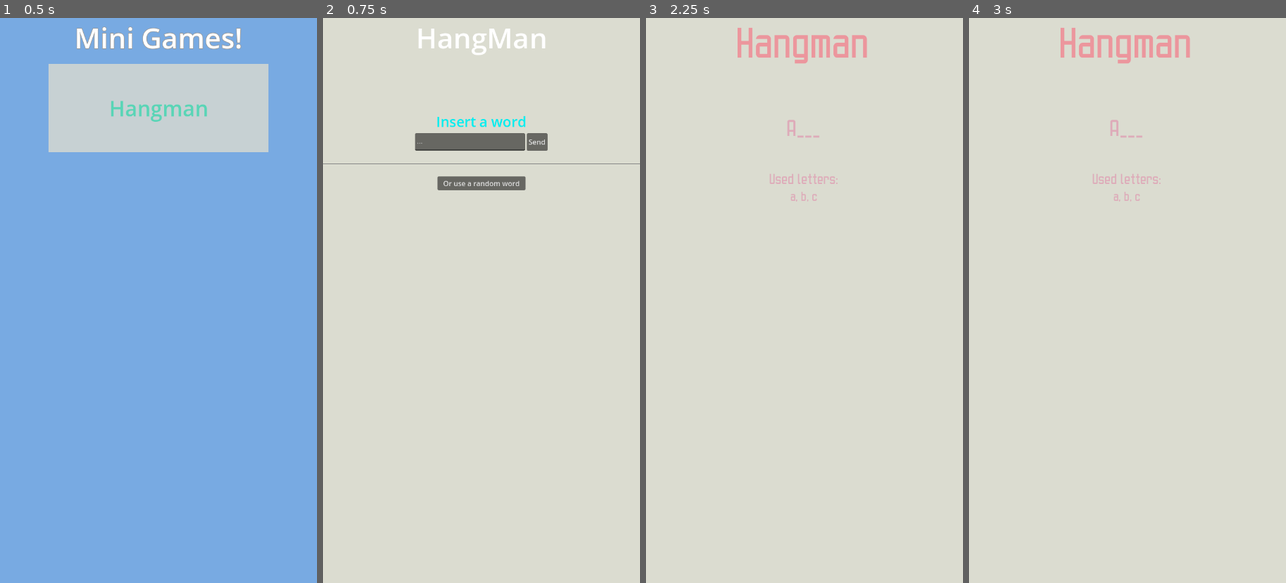
Above: before the commit, frames 1-4 (left to right).
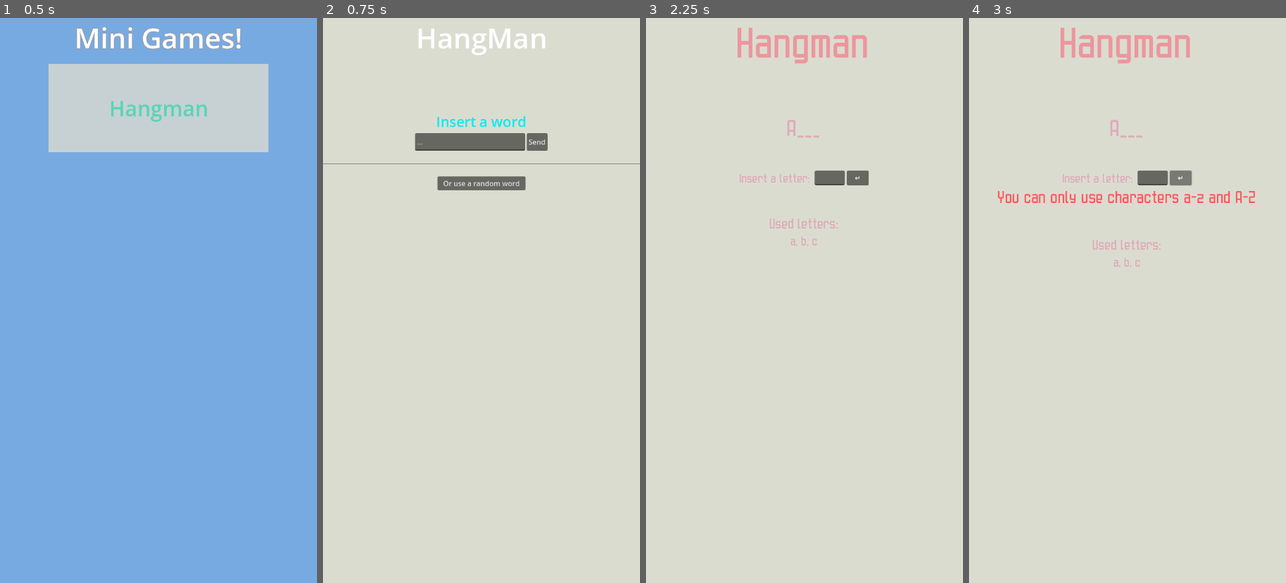
Above: after the commit, the same moments.

Repository: Rob-Pil8/web-minigames
Game: Godot game, scene res://scenes/main_menu.tscn
Two runs of this game, one before a commit and one after it. Both use one fixed random seed, a clock stepped at 60 frames per second and the inputs below.
Inputs (mouse positions are in pixels of both pictures, inside the frame that each line leads up to):
- Up to frame 1 (0.5 s): no input
- Up to frame 2 (0.75 s): click "Hangman" at 0.5 s
- Up to frame 3 (2.25 s): click (791, 142) at 1.27 s; type "Alex" at 1.35 s; click "Send" at 2 s
- Up to frame 4 (3 s): click (1181, 176) at 2.75 s, where only the run after the commit has a clickable "↵"

Frame 1 is identical in both runs. In frame 2, less than 0.1% of the frame differs, in the area x 29-32%, y 22-23%; in frame 3, 0.8%; in frame 4, 1.5%, in the area x 9-91%, y 27-45%.

Commit message:
Added a check for already used letters
aaaaa

Diff:
--- a/scenes/minigames/hangman.tscn
+++ b/scenes/minigames/hangman.tscn
@@ -1,15 +1,16 @@
-[gd_scene load_steps=11 format=3 uid="uid://b0y4nekco7kd1"]
+[gd_scene load_steps=14 format=3 uid="uid://b0y4nekco7kd1"]
 
 [ext_resource type="Script" uid="uid://dh6egeeor2n1s" path="res://scripts/hangman.gd" id="1_a6wn6"]
 [ext_resource type="LabelSettings" uid="uid://crarj3dqnicyy" path="res://resources/label_settings/text_input.tres" id="1_tbbyo"]
 [ext_resource type="FontFile" uid="uid://bq4eokmpkb5xx" path="res://assets/fonts/unitblock-font/Unitblock-JpJma.ttf" id="3_gq27u"]
 [ext_resource type="LabelSettings" uid="uid://invrqvhvsn82" path="res://resources/label_settings/show_word.tres" id="4_1ume1"]
+[ext_resource type="Script" uid="uid://be7kfirfejaud" path="res://scenes/minigames/used_letters.gd" id="5_ji86a"]
 
 [sub_resource type="LabelSettings" id="LabelSettings_ihj4x"]
 font_size = 64
 
 [sub_resource type="GDScript" id="GDScript_tbbyo"]
-script/source = "extends TextEdit
+script/source = "extends LineEdit
 
 
 # Called when the node enters the scene tree for the first time.
@@ -30,6 +31,16 @@
 font = ExtResource("3_gq27u")
 font_size = 96
 font_color = Color(0.9231209, 0.58853894, 0.61556935, 1)
+
+[sub_resource type="LabelSettings" id="LabelSettings_e4ush"]
+font = ExtResource("3_gq27u")
+font_size = 28
+font_color = Color(0.8705078, 0.67045367, 0.72677547, 1)
+
+[sub_resource type="LabelSettings" id="LabelSettings_qd8uh"]
+font = ExtResource("3_gq27u")
+font_size = 38
+font_color = Color(1, 0.34680778, 0.3690956, 1)
 
 [sub_resource type="LabelSettings" id="LabelSettings_ji86a"]
 font = ExtResource("3_gq27u")
@@ -84,14 +95,12 @@
 size_flags_horizontal = 4
 size_flags_vertical = 4
 
-[node name="TextInput" type="TextEdit" parent="UI/VBoxContainer/HBoxContainer"]
-clip_contents = false
+[node name="TextInput" type="LineEdit" parent="UI/VBoxContainer/HBoxContainer"]
 custom_minimum_size = Vector2(250, 40)
 layout_mode = 2
 size_flags_horizontal = 4
 placeholder_text = "..."
 emoji_menu_enabled = false
-tab_input_mode = false
 script = SubResource("GDScript_tbbyo")
 
 [node name="SendButton" type="Button" parent="UI/VBoxContainer/HBoxContainer"]
@@ -149,6 +158,42 @@
 custom_minimum_size = Vector2(0, 60)
 layout_mode = 2
 
+[node name="LetterInput" type="HBoxContainer" parent="GameUI/VBoxContainer"]
+layout_mode = 2
+alignment = 1
+
+[node name="InsertLetterLabel" type="Label" parent="GameUI/VBoxContainer/LetterInput"]
+layout_mode = 2
+text = "Insert a letter: "
+label_settings = SubResource("LabelSettings_e4ush")
+
+[node name="InsertLetterField" type="LineEdit" parent="GameUI/VBoxContainer/LetterInput"]
+layout_mode = 2
+size_flags_horizontal = 4
+alignment = 1
+max_length = 1
+keep_editing_on_text_submit = true
+context_menu_enabled = false
+emoji_menu_enabled = false
+shortcut_keys_enabled = false
+middle_mouse_paste_enabled = false
+
+[node name="SendLetterButton" type="Button" parent="GameUI/VBoxContainer/LetterInput"]
+custom_minimum_size = Vector2(50, 0)
+layout_mode = 2
+text = "↵"
+
+[node name="InputErrorLabel" type="Label" parent="GameUI/VBoxContainer"]
+visible = false
+layout_mode = 2
+text = "You can only use characters a-z and A-Z"
+label_settings = SubResource("LabelSettings_qd8uh")
+horizontal_alignment = 1
+
+[node name="Spacer3" type="Control" parent="GameUI/VBoxContainer"]
+custom_minimum_size = Vector2(0, 60)
+layout_mode = 2
+
 [node name="UsedLettersTitle" type="Label" parent="GameUI/VBoxContainer"]
 layout_mode = 2
 text = "Used letters:"
@@ -163,5 +208,11 @@
 horizontal_alignment = 1
 autowrap_mode = 3
 
+[node name="GameLogic" type="Node" parent="."]
+
+[node name="UsedLetters" type="Node" parent="GameLogic"]
+script = ExtResource("5_ji86a")
+
 [connection signal="button_down" from="UI/VBoxContainer/HBoxContainer/SendButton" to="." method="_on_send_button_button_down"]
 [connection signal="button_down" from="UI/VBoxContainer/RandomWordButton" to="." method="_on_random_word_button_button_down"]
+[connection signal="pressed" from="GameUI/VBoxContainer/LetterInput/SendLetterButton" to="." method="_on_send_letter_button_pressed"]
--- /dev/null
+++ b/scenes/minigames/used_letters.gd
@@ -0,0 +1,25 @@
+extends Node
+
+@onready var used_letters: Dictionary
+
+func _ready() -> void:
+
+	var A_in_ascii: int = 65
+	var Z_in_ascii: int = 90
+
+	for i in range(A_in_ascii, Z_in_ascii+1):
+		used_letters[char(i)] = false
+
+
+#returns true if a letter has already been used
+func letter_already_used(letter: String):
+	var already_used = false
+	letter = letter.to_upper()
+
+	if letter in used_letters:
+		if used_letters[letter] == true:
+			already_used = true
+
+		used_letters[letter] = true
+
+	return already_used
--- a/scripts/hangman.gd
+++ b/scripts/hangman.gd
@@ -4,6 +4,7 @@
 func _ready() -> void:
 	$UI.show()
 	$GameUI.hide()
+	$GameUI/VBoxContainer/InputErrorLabel.hide()
 
 func _on_send_button_button_down() -> void:
 	var word
@@ -63,11 +64,29 @@
 	var word_display_node = $GameUI/VBoxContainer/WordDisplay
 
 	# display the first letter of the word, every other letter is shown as a "_" until it's guessed
-	# also it makes the word all lowecase except for the first letter
+	# also it capitalizes every letter of the word
 	word[0] = word[0].to_upper()
 	var word_displayed = word
 	for i in range(1, len(word)):
 		word_displayed[i] = "_"
-		word[i] = word[i].to_lower()
+		word[i] = word[i].to_upper()
 
 	word_display_node.text = word_displayed
+
+
+func _on_send_letter_button_pressed() -> void:
+	var input_field = $GameUI/VBoxContainer/LetterInput/InsertLetterField
+	var input_error_label = $GameUI/VBoxContainer/InputErrorLabel
+	var used_letters = $GameLogic/UsedLetters
+	var inserted_character: String = input_field.text
+
+	input_error_label.hide()
+	input_field.text = ""
+	if (inserted_character > 'z' or inserted_character < 'a') and (inserted_character > 'Z' or inserted_character < 'A'):
+		input_error_label.show()
+
+	#check if the letter has already been used
+	used_letters.letter_already_used(inserted_character)
+
+	#TODO implement error counter
+	#TODO implement word_display update
Not shown, changed: export_presets.cfg
Not shown, added: scenes/minigames/used_letters.gd.uid
